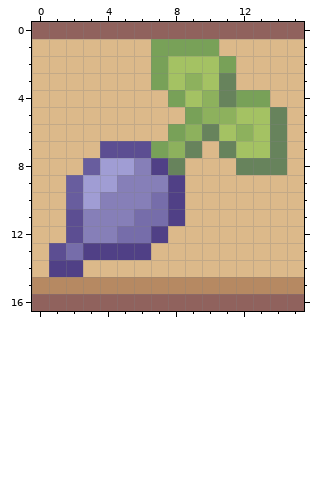
Pixel-art sprite, stored at src/ProgDBTutor/static/img/UI/display.turnip.png. The picture above was drawn from the file before the commit.
The file is 32x34 pixels, drawn in blocks of 2x2; one block is one cell here.
Once edited:
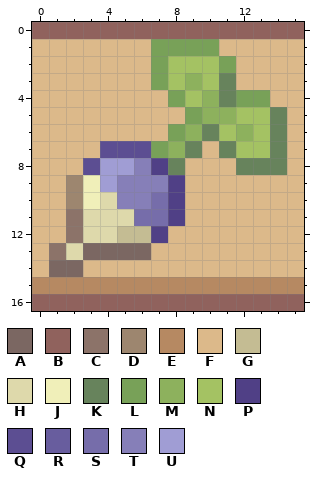
Palette (. is transparent): A #7b6762  B #90625d  C #8c7369  D #9d866f  E #b68962  F #dcb98a  G #c4bc93  H #ded9ab  J #f0efb9  K #67835c  L #78a158  M #8db15d  N #a4c263  P #504086  Q #5c4e92  R #685d9e  S #766daa  T #867fb8  U #a09dd4
Diff:
The author changed colour P to colour A in row 13 at x 3 to 6; in row 14 at x 1 to 2.
The author changed colour Q to colour C in rows 11 to 12 at x 2; in row 13 at x 1.
The author changed colour R to colour D in rows 9 to 10 at x 2.
The author changed colour S to colour G in row 12 at x 5 to 6.
The author changed colour S to colour H in row 13 at x 2.
The author changed colour T to colour H in row 10 at x 4; in row 11 at x 3 to 5; in row 12 at x 3 to 4.
The author changed colour U to colour J in rows 9 to 10 at x 3.
The author changed colour R to colour Q in row 8 at x 3.
Pixel boxes of the changes (left, top, right, bottom) in both pictures:
changed: (49, 158, 151, 277)
